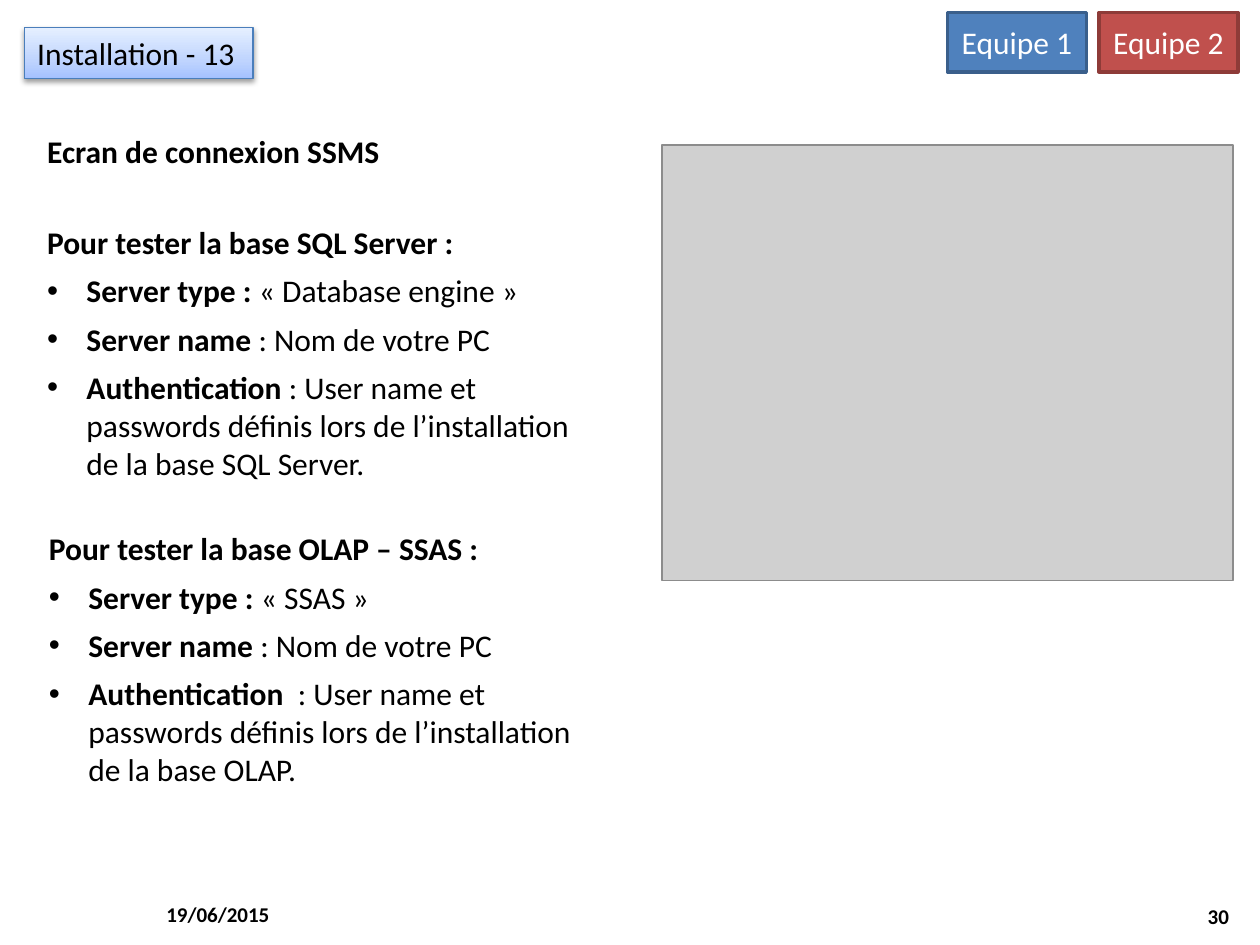
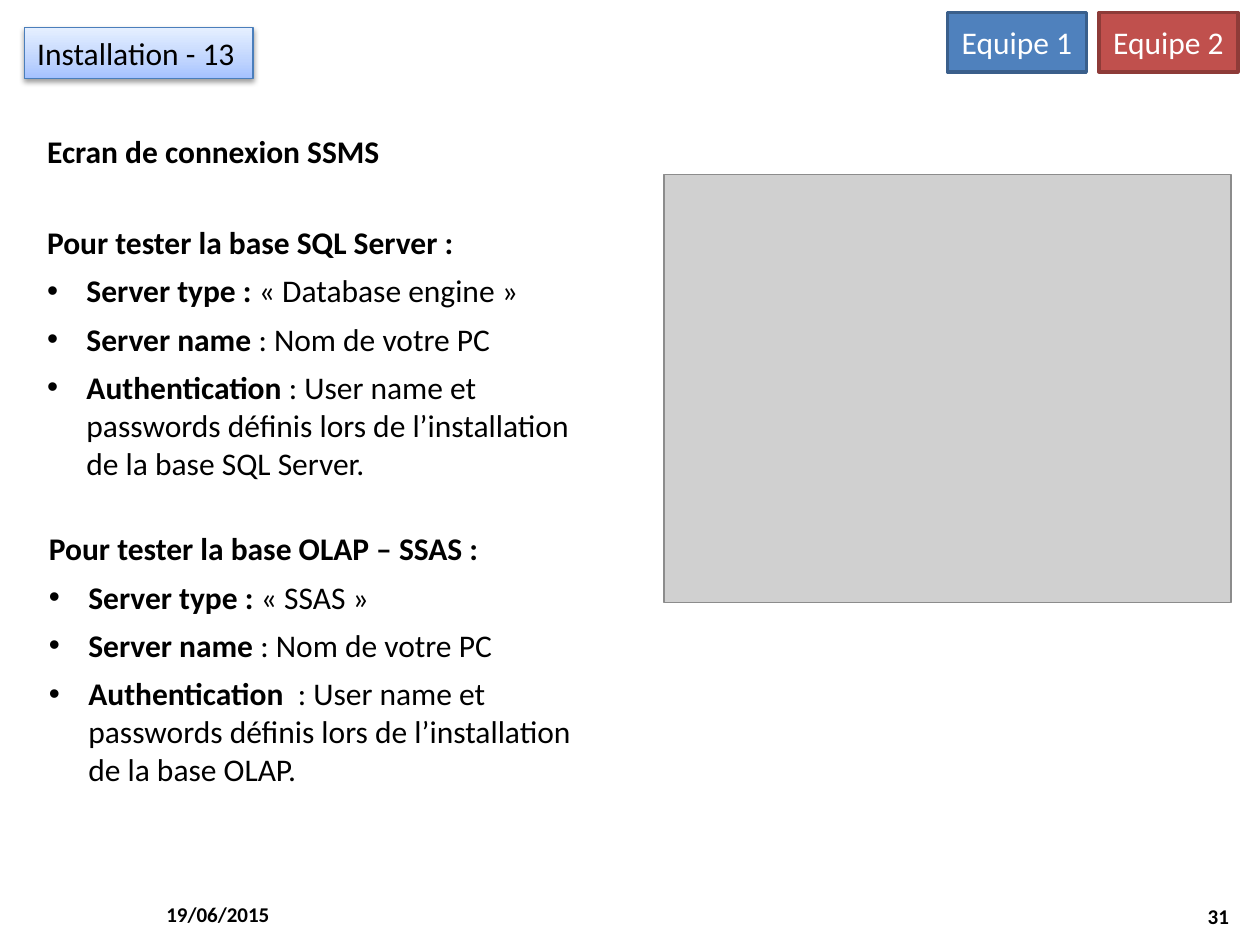
Before and after one commit to M2SIID-ODE/Projet_ODE, a slide deck: slide 31 of Documentation/3 - Documentation technique/Installation_PostesDevs_2015-06_19_v1.pptx (slide 30 before the commit). Drawn at 1260x945 pixels with LibreOffice and Linux fonts; fonts in the diff are those of the drawing; grey boxes stand for pictures; background and template pictures are left out. Boxes give left, top, right and bottom in pixels: in the first picture for what was removed or moved away, otherwise in the second. Text is boxed around its words. In the diff, an @@ line names an element or a change of style, - is before the commit and + after.

```diff
--- a/Documentation/3 - Documentation technique/Installation_PostesDevs_2015-06_19_v1.pptx
+++ b/Documentation/3 - Documentation technique/Installation_PostesDevs_2015-06_19_v1.pptx
@@ picture: place and size @@
-picture at (662,145,1232,581)
+picture at (664,175,1231,604)
@@ page number at (1208,910,1229,924): text changed @@
-30
+31
```
Also in this commit, not shown: 3 other slides changed, 3 slides added, 2 slides removed.
